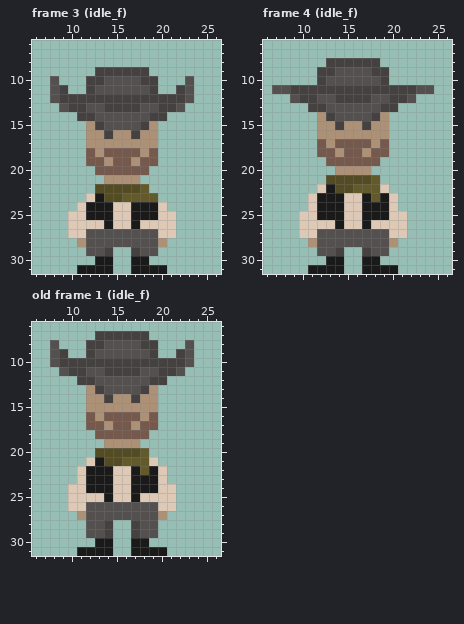
Pixel-art file -- COP4053/Assets/Art/Aesprites/Enemy/enemy.aseprite. That is the earlier state.
32x32 pixels, 4 frames. Shown: frame 3 (idle_f): x 6..26, y 6..31; frame 4 (idle_f): x 6..26, y 6..31; old frame 1 (idle_f): x 6..26, y 6..31. The commit also changed other frames, which this record leaves out.
The result:
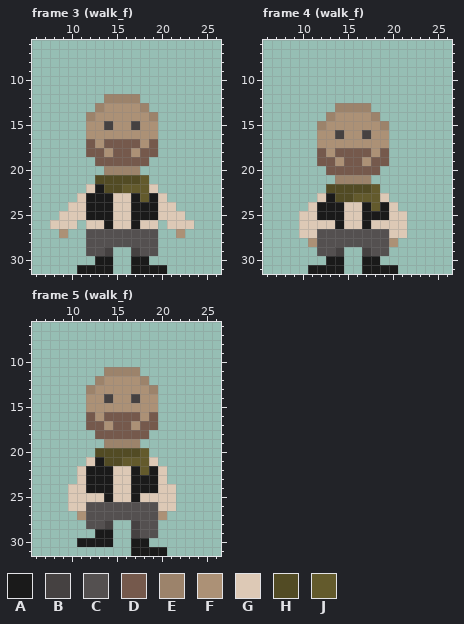
Palette (. is transparent): A #1a1a1a  B #454141  C #545050  D #75594c  E #9c836b  F #ac9176  G #ddc9b6  H #524b24  J #635a2c
A new or re-ordered frame is compared with the old frame closest to it.
Commit message: whoops forgot to push last commit
Diff:
frames 4 -> 25
layer "Layer 2" now hidden
Frame 3 (walk_f):
y 9: x 13..18 BBBBBB -> ......
y 10: x 8 C -> .; x 12..19 BBCCCCBB -> ........; x 23 C -> .
y 11: x 8..9 CB -> ..; x 12..19 BCCCCCCB -> ........; x 22..23 BC -> ..
y 12: x 8..23 CBBBBBBBBBBBBBBC -> ......EEEE......
y 13: x 9..22 CBBCCBBBBCCBBC -> ....EFFFFE....
y 14: x 11..20 BBCCCCCCBB -> .EFFFFFFE.
y 15: x 13..18 BCCCCB -> FBFFBF
y 16: x 14 B -> F; x 17 B -> F
y 17: x 12 F -> D; x 14..17 FFFF -> DDDD; x 19 F -> D
y 18: x 13..14 FD -> DF; x 17..18 DF -> FD
y 19: x 12 D -> .; x 14 F -> D; x 17 F -> D; x 19 D -> .
y 20: x 13..18 DDDDDD -> .EEEE.
y 21: x 13..18 .FFFF. -> HHHHHJ
y 22: x 12..13 .H -> GA; x 16..17 HH -> JJ; x 19 . -> G
y 23: x 11..12 .G -> GA; x 14..17 HHJJ -> AGGA; x 19..20 J. -> AG
y 24: x 10 . -> G; x 21 . -> G
y 25: x 9 . -> G; x 22 . -> G
y 26: x 8..9 .. -> GG; x 11 G -> .; x 20 G -> .; x 22..23 .. -> GG
y 27: x 9..11 .GG -> F..; x 20..22 GG. -> ..F
y 28: x 11 F -> .; x 20 F -> .
Frame 4 (walk_f):
y 8: x 13..18 BBBBBB -> ......
y 9: x 12..19 BBCCCCBB -> ........
y 10: x 12..19 BCCCCCCB -> ........
y 11: x 7..24 CCBBBBBBBBBBBBBBCC -> ..................
y 12: x 9..22 CBBCCBBBBCCBBC -> ..............
y 13: x 11..20 BBCCCCCCBB -> ...EEEE...
y 14: x 12..19 FBCCCCBF -> .EFFFFE.
y 15: x 12 F -> E; x 14 B -> F; x 17 B -> F; x 19 F -> E
y 16: x 14 F -> B; x 17 F -> B
y 17: x 12 D -> F; x 14..17 DDDD -> FFFF; x 19 D -> F
y 18: x 13..14 DF -> FD; x 17..18 FD -> DF
y 19: x 12 . -> D; x 14 D -> F; x 17 D -> F; x 19 . -> D
y 20: x 13..18 .FFFF. -> DDDDDD
y 21: x 13..18 HHHHHJ -> .EEEE.
y 22: x 12..13 GA -> .H; x 16..17 JJ -> HH; x 19 G -> .
y 23: x 11..12 GA -> .G; x 14..17 AGGA -> HHJJ; x 19..20 AG -> G.
y 24: x 18 A -> J
Frame 5 (walk_f) is new; against old frame 1 (idle_f):
y 7: x 13..18 BBBBBB -> ......
y 8: x 8 C -> .; x 12..19 BBCCCCBB -> ........; x 23 C -> .
y 9: x 8..9 CB -> ..; x 12..19 BCCCCCCB -> ........; x 22..23 BC -> ..
y 10: x 8..23 CBBBBBBBBBBBBBBC -> ................
y 11: x 9..22 CBBCCBBBBCCBBC -> .....EEEE.....
y 12: x 11..20 BBCCCCCCBB -> ..EFFFFE..
y 13: x 12..19 FBCCCCBF -> EFFFFFFE
y 19: x 14..17 FFFF -> EEEE
y 29: x 12..14 CCB -> .AA
y 30: x 11..12 .. -> AA
y 31: x 11..14 AAAA -> ....
Changed places in both pictures, as pixel boxes (x1, y1, x2, y2):
changed: (50, 67, 194, 247)
changed: (272, 58, 434, 211)
changed: (50, 331, 194, 394)
changed: (104, 439, 140, 448)
changed: (77, 529, 113, 556)
